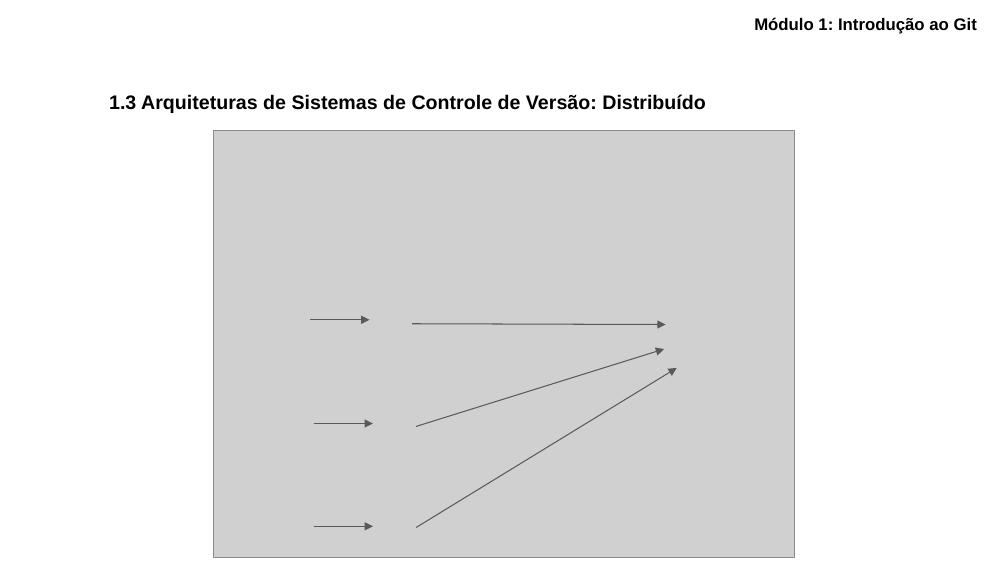
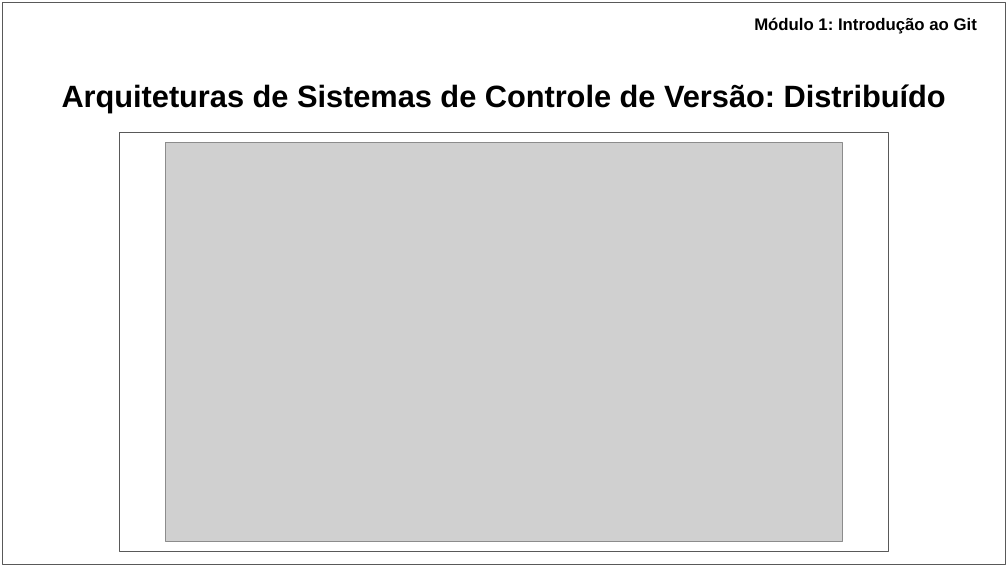
Before and after one commit to ryancunha13/Curso-Git-02, a slide deck: slide 5 of Materiais didáticos/Apresentação - Curso de Git_GitHub.pptx. Drawn at 1008x567 pixels with LibreOffice and Linux fonts; fonts in the diff are those of the drawing; grey boxes stand for pictures. Boxes give left, top, right and bottom in pixels: in the first picture for what was removed or moved away, otherwise in the second. Text is boxed around its words. In the diff, an @@ line names an element or a change of style, - is before the commit and + after.

```diff
--- a/Materiais didáticos/Apresentação - Curso de Git_GitHub.pptx
+++ b/Materiais didáticos/Apresentação - Curso de Git_GitHub.pptx
@@ rectangle added at (2, 2, 1006, 564), fill #FFFFFF, outline #595959 0.75 pt @@
@@ title at (62, 84, 946, 113): text changed; size 14 to 22 pt @@
-1.3 Arquiteturas de Sistemas de Controle de Versão: Distribuído
+Arquiteturas de Sistemas de Controle de Versão: Distribuído
@@ rectangle added at (120, 133, 888, 551), fill #FFFFFF, outline #595959 0.75 pt @@
@@ picture: place and size @@
-picture at (214, 130, 794, 557)
+picture at (166, 142, 843, 542)
@@ arrow removed from (310, 320) to (370, 320) @@
@@ arrow removed from (412, 324) to (665, 325) @@
@@ arrow removed from (416, 426) to (664, 349) @@
@@ arrow removed from (416, 527) to (676, 368) @@
@@ arrow removed from (313, 423) to (373, 423) @@
@@ arrow removed from (313, 526) to (373, 526) @@
```
Also in this commit, not shown: 38 other slides changed, 2 slides added, 3 other files.
